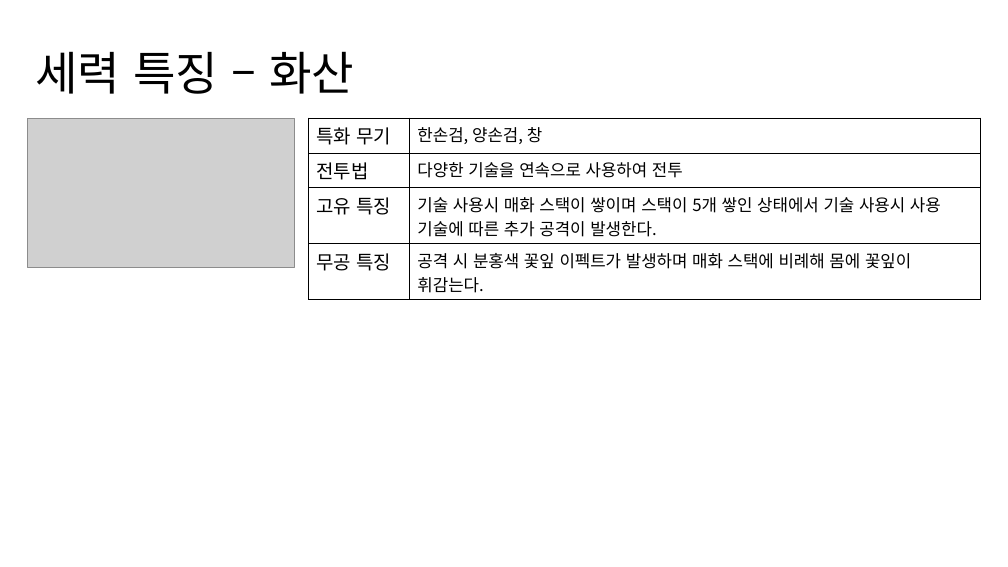
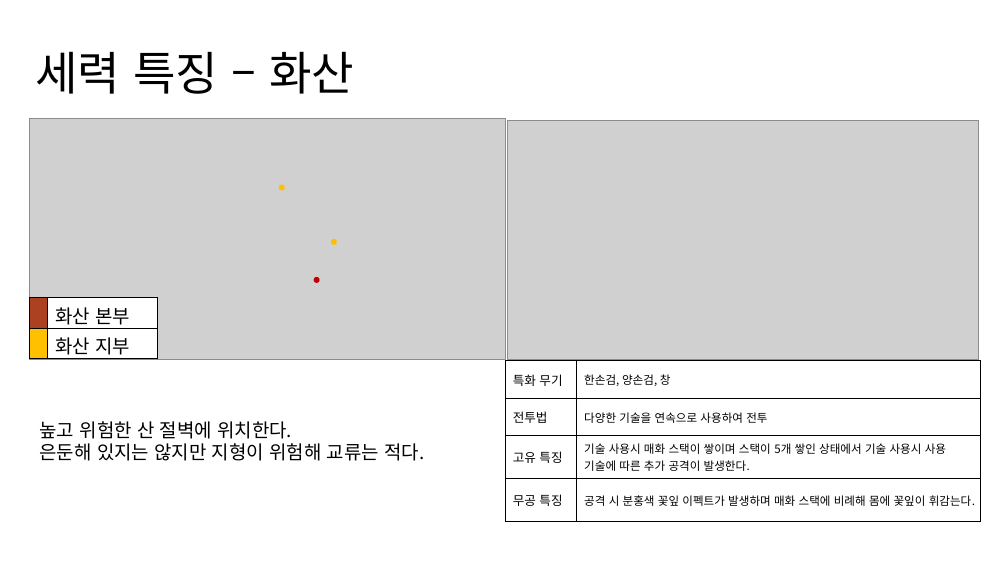
Before and after one commit to yjk0401/unityenginebasic_9th, a slide deck: slide 10 of 기획/세력 기획서.pptx (slide 9 before the commit). Drawn at 1008x567 pixels with LibreOffice and Linux fonts; fonts in the diff are those of the drawing; grey boxes stand for pictures. Boxes give left, top, right and bottom in pixels: in the first picture for what was removed or moved away, otherwise in the second. Text is boxed around its words. In the diff, an @@ line names an element or a change of style, - is before the commit and + after.

```diff
--- a/기획/세력 기획서.pptx
+++ b/기획/세력 기획서.pptx
@@ picture: place and size @@
-picture at [27,119,295,268]
+picture at [507,120,979,359]
@@ group added at [29,119,505,360]: 3 ellipses, 1 picture @@
@@ table added at [29,298,157,363], 2 rows, 2 columns @@
+ | 화산 본부
+ | 화산 지부
@@ table at [505,361,980,522] @@
@@ size 18 to 12 pt in "특화 무기", "전투법", "고유 특징", "무공 특징" @@
@@ size 16 to 11 pt in "한손검, 양손검, 창", "다양한 기술을 연속으로 사용하여 전투", "기술 사용시 매화 스택이 쌓이며 스택이 5개 ...", "공격 시 분홍색 꽃잎 이펙트가 발생하며 매화 ..." @@
@@ table: place and size @@
-table at [309,118,982,297]
+table at [505,361,980,522]
@@ text added at [40,421,424,461], 18 pt, text #000000 @@
+높고 위험한 산 절벽에 위치한다.
+은둔해 있지는 않지만 지형이 위험해 교류는 적다.
```
Also in this commit, not shown: 13 other slides changed, 1 slide added, 1 other file.
